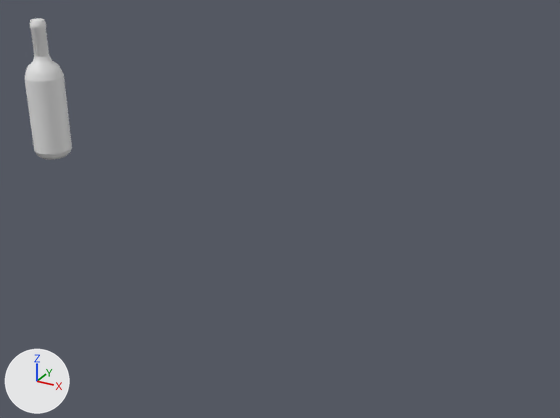
Renders of the FBX model Fossa CRPG Project/Assets/Art/3d/Models/Furniture/Wine.fbx from each side of a commit.
The view is the same before and after, from a 50 mm lens placed at (3.27, -2.72, 2.87), pointed at (1.55, 0.41, 1.31). The axes (+X, +Y, +Z) are drawn at lower left. The lights are the same throughout. Both versions are drawn at frame 1 of the action 'Take 001'; the numbers are the values there. Materials are left out; every surface is plain grey.

The older version as bpy lines, for what is in view:
```python
me_mesh = bpy.data.meshes.new('Mesh')
me_mesh.from_pydata(...)  # 432 vertices, 860 faces; spans x -2.9..3.4, y -3.2..3.0, z -0.1..22.8
me_mesh.materials.append(mat_material__48)
ob_wine_bottle = bpy.data.objects.new('Wine Bottle', me_mesh)
ob_wine_bottle.location = (0.873, -0.405, 1.73)
ob_wine_bottle.rotation_euler = (0.0, 0.0, 1.646)  # degrees (0, 0, 94)
ob_wine_bottle.scale = (0.0254, 0.0254, 0.0254)
```
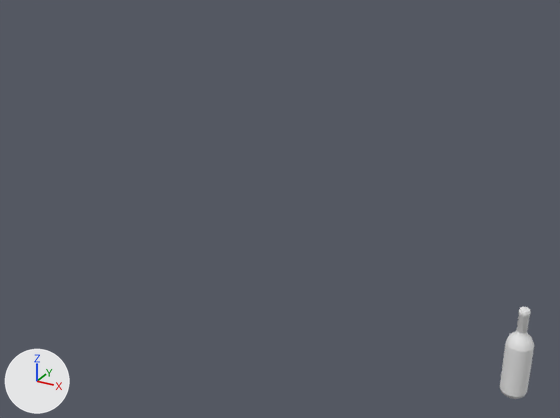
Changed parts and their boxes (x1, y1, x2, y2) in the pictures (560 x 418 px):
'Wine Bottle', moved: before (25, 18, 72, 160); after (500, 307, 534, 399)

The change, as a list of edits to the scene's bpy script:
```text
Change ob_wine_bottle:
    ob_wine_bottle.location: (0.873, -0.405, 1.73) -> (2.647, 1.294, -0.003)
```
